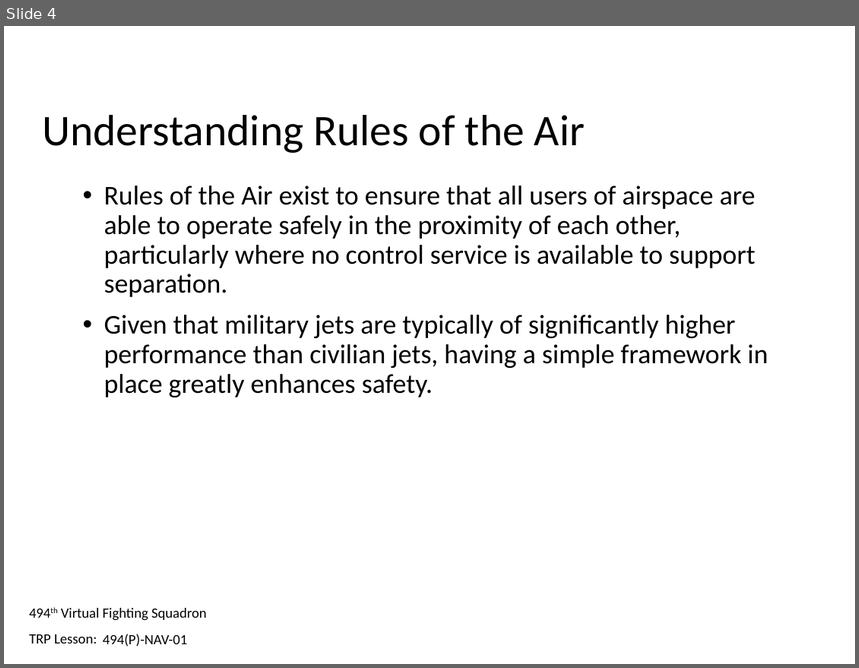
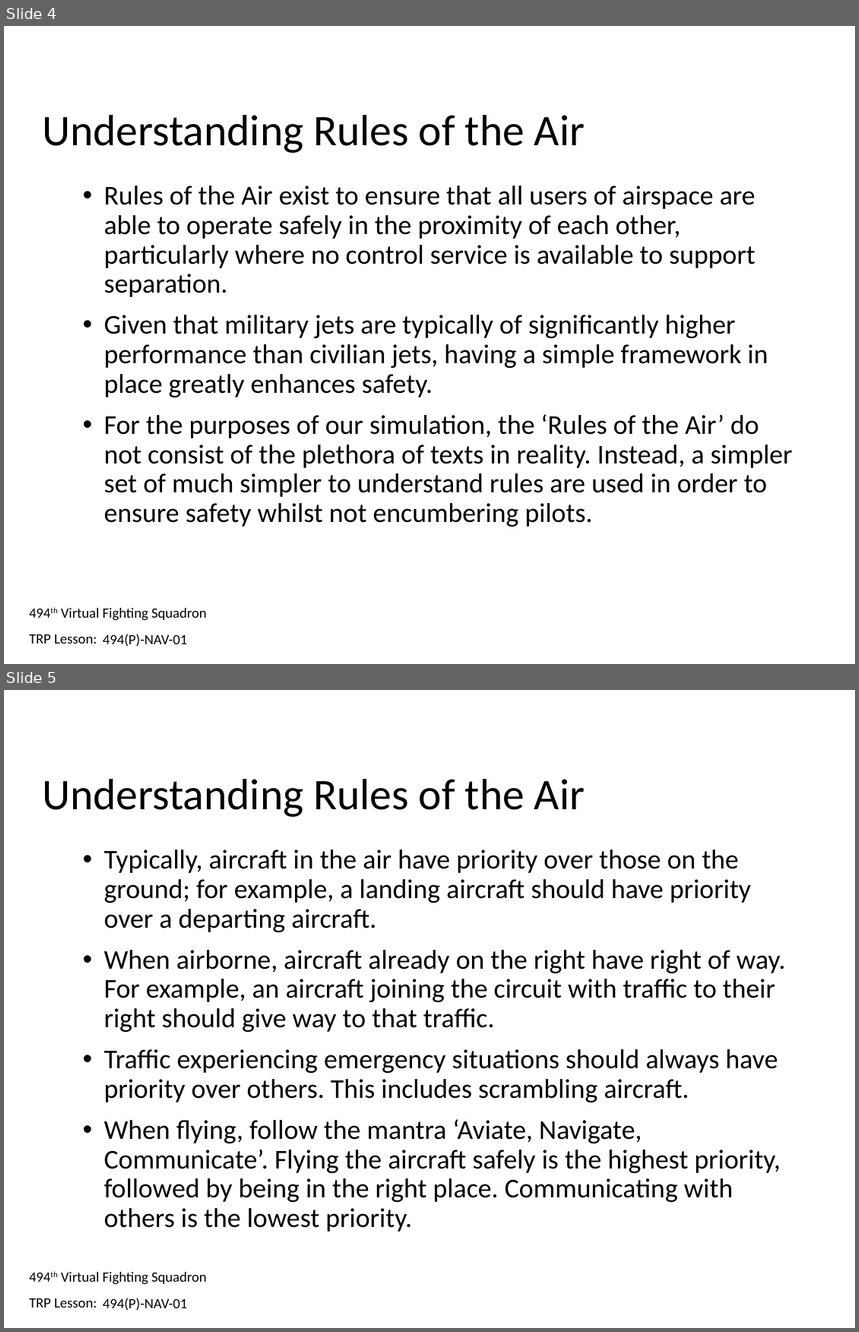
Before and after one commit to 132nd-vWing/132-TRP-494, a slide deck: TRP/NAV/NAV-01/494(P)-NAV-01 - Trainee Presentation.pptx. Shown one above the other, each under a label of ours: slide 4 before the commit, slides 4 and 5 after it. The pictures are 859x668 and 859x1332 pixels, drawn with LibreOffice and Linux fonts; fonts in the diff are those of the drawing; background and template pictures are left out. Boxes give left, top, right and bottom in pixels: in the first picture for what was removed or moved away, otherwise in the second. Text is boxed around its words. In the diff, an @@ line names an element or a change of style, - is before the commit and + after.

```diff
--- a/TRP/NAV/NAV-01/494(P)-NAV-01 - Trainee Presentation.pptx
+++ b/TRP/NAV/NAV-01/494(P)-NAV-01 - Trainee Presentation.pptx
@@ slide 5 added at (4, 690, 855, 1328), background #FFFFFF; not listed: 2 template elements that a slide beside it also shows @@
@@ title added at (43, 779, 585, 817), 37 pt, text #000000 @@
+Understanding Rules of the Air
@@ text added at (104, 850, 786, 1232), 23 pt, text #000000 @@
+• Typically, aircraft in the air have priority over those on the ground; for example, a landing aircraft should have priority over a departing aircraft.
+• When airborne, aircraft already on the right have right of way. For example, an aircraft joining the circuit with traffic to their right should give way to that traffic.
+• Traffic experiencing emergency situations should always have priority over others. This includes scrambling aircraft.
+• When flying, follow the mantra ‘Aviate, Navigate, Communicate’. Flying the aircraft safely is the highest priority, followed by being in the right place. Communicating with others is the lowest priority.
@@ text added at (103, 1298, 187, 1311), 12 pt, text #000000 @@
+494(P)-NAV-01
@@ slide 4 changed as well @@
@@ text at (104, 414, 793, 527): paragraph added @@
+• For the purposes of our simulation, the ‘Rules of the Air’ do not consist of the plethora of texts in reality. Instead, a simpler set of much simpler to understand rules are used in order to ensure safety whilst not encumbering pilots.
```
Also in this commit, not shown: 3 other slides changed, 17 other slides added, 3 other files.
